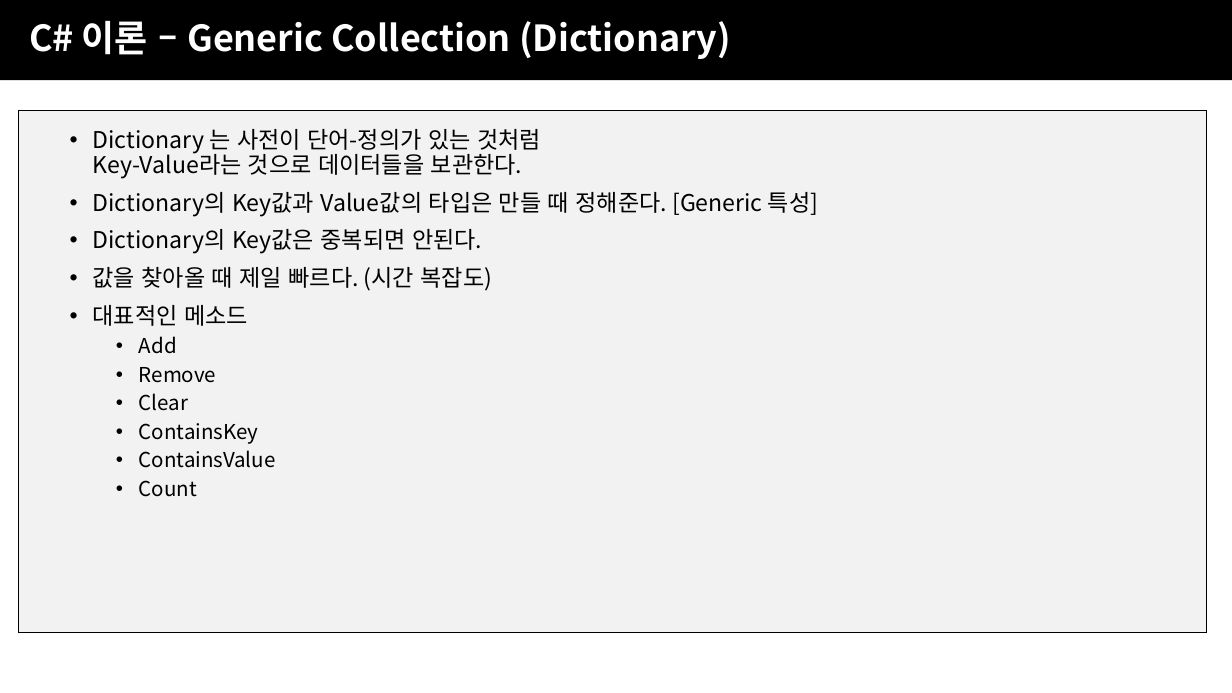
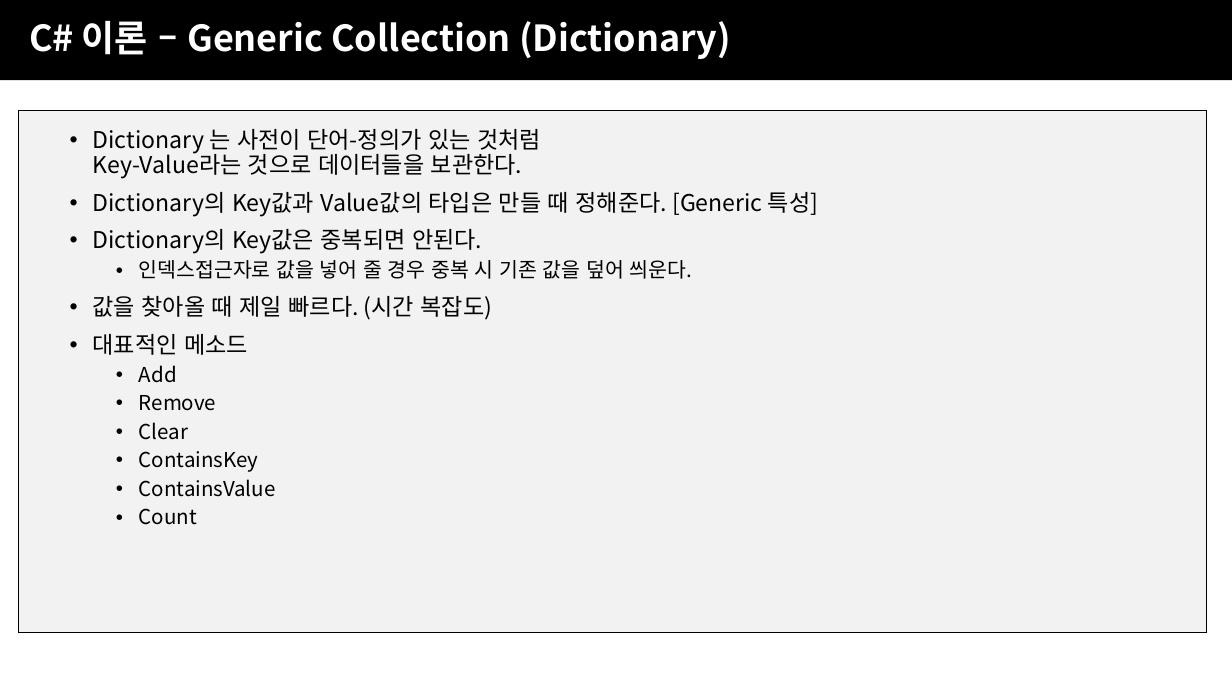
Before and after one commit to JJaery/SBSGameAcademy3, a slide deck: slide 59 of 2주차/SBS게임아카데미_UNITY주말4개월_2주차.pptx (slide 51 before the commit). Drawn at 1232x693 pixels with LibreOffice and Linux fonts; fonts in the diff are those of the drawing; background and template pictures are left out. Boxes give left, top, right and bottom in pixels: in the first picture for what was removed or moved away, otherwise in the second. Text is boxed around its words. In the diff, an @@ line names an element or a change of style, - is before the commit and + after.

```diff
--- a/2주차/SBS게임아카데미_UNITY주말4개월_2주차.pptx
+++ b/2주차/SBS게임아카데미_UNITY주말4개월_2주차.pptx
@@ text at (139, 260, 692, 279): paragraph added @@
+  • 인덱스접근자로 값을 넣어 줄 경우 중복 시 기존 값을 덮어 씌운다.
```
Also in this commit, not shown: 18 other slides changed, 9 slides added.
